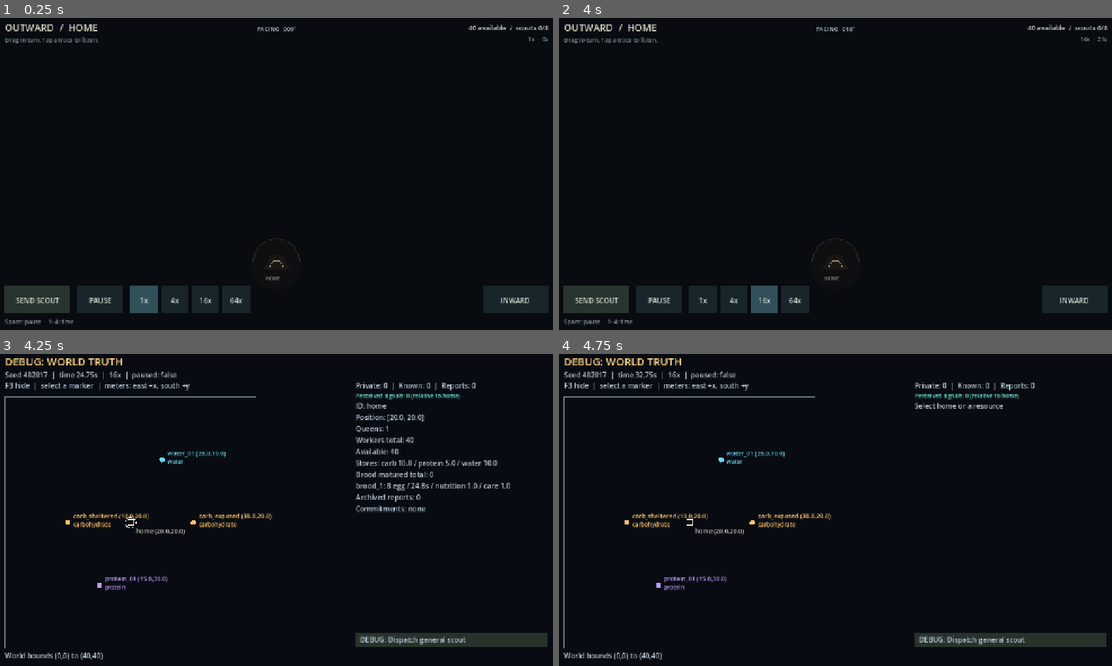
Above: before the commit, frames 1-4 (two rows, left to right).
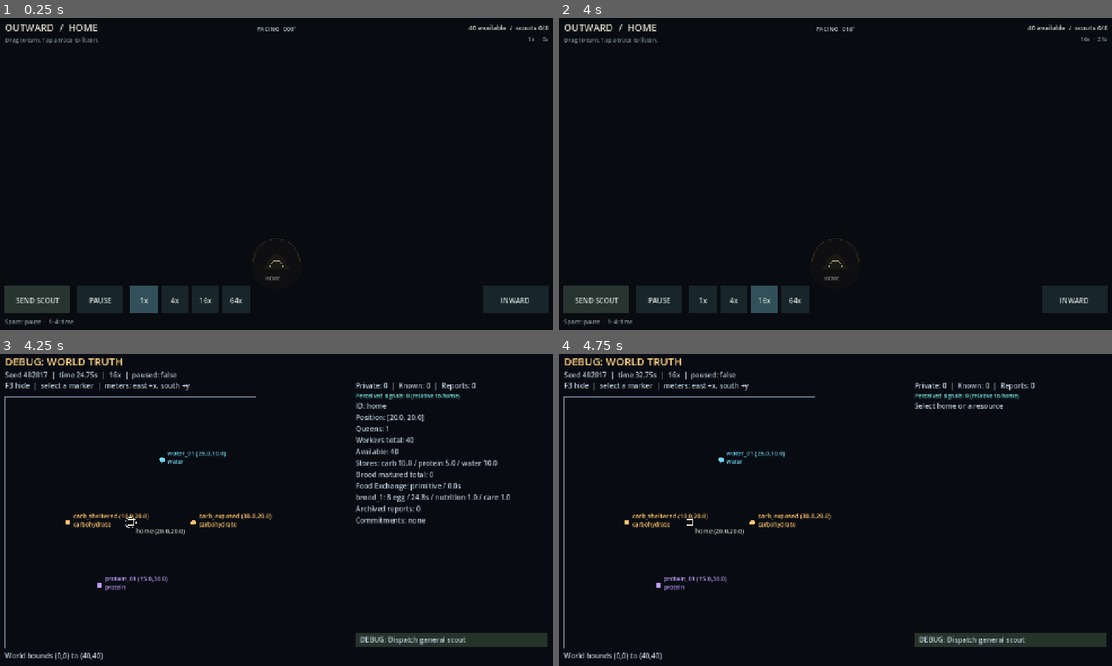
Above: after the commit, the same moments.

Repository: tellesus/Antzenpile
Game: Godot game, scene res://scenes/main/main.tscn
The game is run twice, just before and just after one commit, with the same random seed, the same clock (stepped at 60 frames per second) and the same inputs.
Inputs (mouse positions are in pixels of both pictures, inside the frame that each line leads up to):
- Up to frame 1 (0.25 s): no input
- Up to frame 2 (4 s): tap Enter at 0.5, 2, 3.5 s; move the mouse to (957, 158) at 0.52 s; press the mouse at (957, 158) at 0.53 s; release the mouse at (957, 158) at 1.25 s; tap Space (pause) at 1.25, 2.75 s; drag from (724, 189) to (807, 236) at 1.27 s; move the mouse to (890, 102) at 2.02 s; hold 3 (time_16) 2.03-2.75 s; click (890, 102) at 2.3 s; drag from (807, 236) to (664, 124) at 2.77 s; move the mouse to (1006, 220) at 3.52 s; press the mouse at (1006, 220) at 3.53 s
- Up to frame 3 (4.25 s): tap F3 (debug_world) at 4.15 s
- Up to frame 4 (4.75 s): release the mouse at (1006, 556) at 4.25 s; drag from (664, 460) to (752, 428) at 4.27 s

Frames 1-2 are identical in both runs. In frame 3, 0.9% of the frame differs, in the area x 64-93%, y 41-55%; in frame 4, nothing differs.

Commit message:
task 018: develop the Food Exchange

Diff:
--- /dev/null
+++ b/data/resources/default_food_exchange.tres
@@ -0,0 +1,12 @@
+[gd_resource type="Resource" script_class="FoodExchangeConfig" load_steps=2 format=3]
+
+[ext_resource type="Script" path="res://src/sim/colony/food_exchange_config.gd" id="1"]
+
+[resource]
+script = ExtResource("1")
+workers_required = 4
+carbohydrate_cost = 12.0
+protein_cost = 4.0
+water_cost = 4.0
+build_seconds = 60.0
+developed_larval_food_multiplier = 0.75
--- a/src/core/game_root.gd
+++ b/src/core/game_root.gd
@@ -4,6 +4,7 @@
 const Perception = preload("res://src/presentation/perception_model.gd")
 const Outward = preload("res://src/presentation/outward/outward_view.gd")
 const Inward = preload("res://src/presentation/inward/inward_view.gd")
+const FOOD_CONFIG = preload("res://data/resources/default_food_exchange.tres")
 var simulation: SimulationController
 var perception: PerceptionModel = Perception.new()
 var _debug_view: Node
@@ -34,6 +35,7 @@
 		inward.mode_command = set_mode.bind("outward")
 		inward.pause_command = simulation.toggle_pause
 		inward.speed_command = simulation.set_time_scale
+		inward.develop_command = start_food_exchange
 		inward.input_blocked = debug_is_open
 		add_child(inward)
 		_inward_view = inward
@@ -107,9 +109,19 @@
 		"workers_total": pile.workers_total, "workers_available": pile.workers_available,
 		"brood": brood, "brood_matured_total": pile.brood_matured_total,
 		"resources": pile.resources.duplicate(), "food_exchange_state": pile.food_exchange_state,
+		"food_exchange_progress": pile.food_exchange_progress_seconds,
+		"food_exchange_duration": FOOD_CONFIG.build_seconds,
+		"food_exchange_costs": FOOD_CONFIG.costs(),
+		"food_exchange_workers_required": FOOD_CONFIG.workers_required,
+		"food_exchange_food_multiplier": FOOD_CONFIG.developed_larval_food_multiplier,
 		"active_scouts": simulation.run.scouts.size(), "trail_workers": trail_workers,
 		"time": simulation.run.simulation_time, "paused": simulation.run.clock.paused,
 		"time_scale": simulation.run.clock.time_scale}
+
+
+func start_food_exchange() -> Dictionary:
+	var accepted: bool = simulation.start_food_exchange("home")
+	return {"accepted": accepted, "reason": simulation.food_exchange.last_error}
 
 
 func trail_summaries(pile_id: String) -> Array[Dictionary]:
--- a/src/core/run_state.gd
+++ b/src/core/run_state.gd
@@ -2,7 +2,7 @@
 extends RefCounted
 
 const Clock = preload("res://src/core/simulation_clock.gd")
-const SNAPSHOT_VERSION: int = 3
+const SNAPSHOT_VERSION: int = 4
 const World = preload("res://src/sim/world/world_state.gd")
 const Loader = preload("res://src/sim/world/world_loader.gd")
 const Colony = preload("res://src/sim/colony/colony_state.gd")
--- a/src/core/simulation_controller.gd
+++ b/src/core/simulation_controller.gd
@@ -6,10 +6,12 @@
 const Scouts = preload("res://src/sim/scouting/scout_system.gd")
 const Trails = preload("res://src/sim/trails/trail_system.gd")
 const Brood = preload("res://src/sim/colony/brood_system.gd")
+const FoodExchange = preload("res://src/sim/colony/food_exchange_system.gd")
 var run: RunState
 var scouting: RefCounted
 var trails: RefCounted
 var brood: RefCounted
+var food_exchange: RefCounted
 
 
 func _init(seed_value: int = 482817) -> void:
@@ -17,6 +19,7 @@
 	scouting = Scouts.new(run)
 	trails = Trails.new(run)
 	brood = Brood.new(run)
+	food_exchange = FoodExchange.new(run)
 	run.clock.tick.connect(_tick)
 
 
@@ -44,10 +47,15 @@
 	return trails.set_workers(route_id, target)
 
 
+func start_food_exchange(pile_id: String) -> bool:
+	return food_exchange.start(pile_id)
+
+
 func _tick(delta: float) -> void:
 	scouting.tick(delta)
 	if not run.delivered_observations.is_empty():
 		if not run.knowledge.consume(run.delivered_observations, run.simulation_time):
 			push_error("Knowledge delivery rejected: " + run.knowledge.last_error)
 	trails.tick(delta)
+	food_exchange.tick(delta)
 	brood.tick(delta)
--- a/src/debug/debug_world_view.gd
+++ b/src/debug/debug_world_view.gd
@@ -120,6 +120,7 @@
 			lines.append("Available: %s" % detail.workers.available)
 			lines.append("Stores: carb %.1f / protein %.1f / water %.1f" % [detail.resources.carbohydrate, detail.resources.protein, detail.resources.water])
 			lines.append("Brood matured total: %d" % detail.brood_matured_total)
+			lines.append("Food Exchange: %s / %.1fs" % [detail.food_exchange_state, detail.food_exchange_progress_seconds])
 			for cohort: Dictionary in detail.brood_cohorts:
 				lines.append("%s: %d %s / %.1fs / nutrition %.1f / care %.1f" % [cohort.id, cohort.count, cohort.stage, cohort.progress_seconds, cohort.nutrition, cohort.care])
 			lines.append("Archived reports: %d" % data.knowledge.observations.size())
--- a/src/presentation/inward/inward_view.gd
+++ b/src/presentation/inward/inward_view.gd
@@ -7,10 +7,13 @@
 var mode_command: Callable
 var pause_command: Callable
 var speed_command: Callable
+var develop_command: Callable
 var input_blocked: Callable
 var selected_id: String = ""
 var _status: Dictionary = {}
 var _font: Font = ThemeDB.fallback_font
+var _feedback: String = ""
+var _feedback_until: int = 0
 
 
 func _process(_delta: float) -> void:
@@ -34,6 +37,9 @@
 
 
 func activate_at(at: Vector2) -> bool:
+	if selected_id == "food_exchange" and _status.get("food_exchange_state", "") == "primitive" and _develop_rect().has_point(at):
+		_run_command("develop")
+		return true
 	for command: String in ["outward", "pause", "speed_1", "speed_4", "speed_16", "speed_64"]:
 		if _button_rect(command).has_point(at):
 			_run_command(command)
@@ -54,6 +60,11 @@
 		"pause":
 			if pause_command.is_valid():
 				pause_command.call()
+		"develop":
+			if develop_command.is_valid():
+				var result: Dictionary = develop_command.call()
+				_feedback = "Development started" if result.get("accepted", false) else result.get("reason", "Requirements unmet")
+				_feedback_until = Time.get_ticks_msec() + 3000
 		_:
 			if command.begins_with("speed_") and speed_command.is_valid():
 				speed_command.call(int(command.trim_prefix("speed_")))
@@ -86,6 +97,10 @@
 		"speed_16": return Rect2(448, y, 62, 64)
 		"speed_64": return Rect2(518, y, 62, 64)
 	return Rect2()
+
+
+func _develop_rect() -> Rect2:
+	return Rect2(get_viewport_rect().size.x - 300.0, 380.0, 260.0, 44.0)
 
 
 func _draw() -> void:
@@ -144,10 +159,25 @@
 				_detail_line(box, 143, "Care: %s" % ("enough" if brood[0].care >= 1.0 else "short"))
 			_detail_line(box, 181, "Workers emerged: %d" % _status.brood_matured_total)
 		"food_exchange":
-			_detail_line(box, 65, "%s Food Exchange" % _status.food_exchange_state.capitalize())
-			_detail_line(box, 103, "Carbohydrate: %.1f" % _status.resources.carbohydrate)
-			_detail_line(box, 129, "Protein: %.1f" % _status.resources.protein)
-			_detail_line(box, 155, "Water: %.1f" % _status.resources.water)
+			if _status.food_exchange_state == "primitive":
+				_detail_line(box, 65, "Primitive Food Exchange")
+				_detail_line(box, 99, "Needs %.0f carb · %.0f protein" % [_status.food_exchange_costs.carbohydrate, _status.food_exchange_costs.protein])
+				_detail_line(box, 125, "%.0f water · %d workers" % [_status.food_exchange_costs.water, _status.food_exchange_workers_required])
+				_detail_line(box, 157, "Build: %.0f simulated seconds" % _status.food_exchange_duration)
+				_detail_line(box, 185, "Stores: %.1f / %.1f / %.1f" % [_status.resources.carbohydrate, _status.resources.protein, _status.resources.water])
+				draw_rect(_develop_rect(), Color("35483c"))
+				_label(_develop_rect().position + Vector2(130, 29), "DEVELOP", Color("dce5d9"), 14, HORIZONTAL_ALIGNMENT_CENTER)
+			elif _status.food_exchange_state == "developing":
+				_detail_line(box, 65, "Developing Food Exchange")
+				_detail_line(box, 99, "%.0f / %.0f simulated seconds" % [_status.food_exchange_progress, _status.food_exchange_duration])
+				_detail_line(box, 125, "%d workers committed" % _status.food_exchange_workers_required)
+				_detail_line(box, 157, "Resources paid at start")
+			else:
+				_detail_line(box, 65, "Developed Food Exchange")
+				_detail_line(box, 99, "Larval food use: %.0f%% less" % [(1.0 - _status.food_exchange_food_multiplier) * 100.0])
+				_detail_line(box, 137, "Carbohydrate: %.1f" % _status.resources.carbohydrate)
+				_detail_line(box, 163, "Protein: %.1f" % _status.resources.protein)
+				_detail_line(box, 189, "Water: %.1f" % _status.resources.water)
 		"entrance":
 			_detail_line(box, 65, "Available workers: %d" % _status.workers_available)
 			_detail_line(box, 91, "Scouts away: %d" % _status.active_scouts)
@@ -165,7 +195,8 @@
 		draw_rect(box, Color("31505a") if active else Color("18252b"))
 		var title: String = "OUTWARD" if command == "outward" else "RESUME" if command == "pause" and _status.get("paused", false) else "PAUSE" if command == "pause" else command.trim_prefix("speed_") + "x"
 		_label(box.position + Vector2(box.size.x * 0.5, 40), title, Color("d3dcd4"), 16, HORIZONTAL_ALIGNMENT_CENTER)
-	_label(Vector2(24, size.y - 17), "Tab: switch view  ·  Space: pause  ·  1–4: time", Color("7e8e94"), 13)
+	var footer: String = _feedback if Time.get_ticks_msec() < _feedback_until else "Tab: switch view  ·  Space: pause  ·  1–4: time"
+	_label(Vector2(24, size.y - 17), footer, Color("a9bcad") if footer == _feedback else Color("7e8e94"), 13)
 
 
 static func _title(id: String) -> String:
--- a/src/sim/colony/brood_system.gd
+++ b/src/sim/colony/brood_system.gd
@@ -2,6 +2,7 @@
 ## Aggregate brood progression on the run's fixed simulation clock.
 
 const CONFIG = preload("res://data/resources/default_brood.tres")
+const FOOD_CONFIG = preload("res://data/resources/default_food_exchange.tres")
 var _run: RunState
 
 
@@ -24,9 +25,10 @@
 		cohort.nutrition = 0.0 if cohort.stage == "larva" else 1.0
 		return
 	if cohort.stage == "larva":
-		var costs: Dictionary = {"carbohydrate": cohort.count * CONFIG.carbohydrate_per_larva_second * delta,
-			"protein": cohort.count * CONFIG.protein_per_larva_second * delta,
-			"water": cohort.count * CONFIG.water_per_larva_second * delta}
+		var food_multiplier: float = FOOD_CONFIG.developed_larval_food_multiplier if pile.food_exchange_state == "developed" else 1.0
+		var costs: Dictionary = {"carbohydrate": cohort.count * CONFIG.carbohydrate_per_larva_second * delta * food_multiplier,
+			"protein": cohort.count * CONFIG.protein_per_larva_second * delta * food_multiplier,
+			"water": cohort.count * CONFIG.water_per_larva_second * delta * food_multiplier}
 		if not pile.consume_resources(costs):
 			cohort.nutrition = 0.0
 			return
--- a/src/sim/colony/colony_state.gd
+++ b/src/sim/colony/colony_state.gd
@@ -44,5 +44,9 @@
 		restored[pile.id] = pile
 	if not restored.has("home") or restored.home.position != home_position:
 		return false
+	for pile: PileState in restored.values():
+		for commitment_id: String in pile.workers.to_dict().commitments:
+			if commitment_id.begins_with("food_exchange:") and commitment_id != "food_exchange:" + pile.id:
+				return false
 	piles = restored
 	return true
--- /dev/null
+++ b/src/sim/colony/food_exchange_config.gd
@@ -0,0 +1,13 @@
+class_name FoodExchangeConfig
+extends Resource
+
+@export var workers_required: int = 4
+@export var carbohydrate_cost: float = 12.0
+@export var protein_cost: float = 4.0
+@export var water_cost: float = 4.0
+@export var build_seconds: float = 60.0
+@export var developed_larval_food_multiplier: float = 0.75
+
+
+func costs() -> Dictionary:
+	return {"carbohydrate": carbohydrate_cost, "protein": protein_cost, "water": water_cost}
--- /dev/null
+++ b/src/sim/colony/food_exchange_system.gd
@@ -0,0 +1,64 @@
+extends RefCounted
+## One prepaid Primitive -> Developed transition, with ledger-owned labor.
+
+signal chamber_online(pile_id: String)
+
+const CONFIG = preload("res://data/resources/default_food_exchange.tres")
+var _run: RunState
+var last_error: String = ""
+
+
+func _init(run_state: RunState) -> void:
+	_run = run_state
+
+
+func start(pile_id: String) -> bool:
+	if not _run.colony.piles.has(pile_id):
+		return _reject("Unknown pile")
+	var pile: PileState = _run.colony.piles[pile_id]
+	if pile.food_exchange_state != "primitive":
+		return _reject("Food Exchange is already developing or complete")
+	if pile.workers_available < CONFIG.workers_required:
+		return _reject("Four available workers required")
+	var costs: Dictionary = CONFIG.costs()
+	for resource_id: String in costs:
+		if pile.resources[resource_id] < costs[resource_id]:
+			return _reject("More " + resource_id + " required")
+	var commitment: String = "food_exchange:" + pile_id
+	if not pile.workers.create_commitment(commitment, "internal", pile_id):
+		return _reject("Food Exchange labor unavailable")
+	if not pile.workers.allocate(commitment, CONFIG.workers_required):
+		pile.workers.retire_commitment(commitment)
+		return _reject("Could not reserve workers")
+	if not pile.consume_resources(costs):
+		pile.workers.release(commitment, CONFIG.workers_required)
+		pile.workers.retire_commitment(commitment)
+		return _reject("Could not pay development cost")
+	pile.food_exchange_state = "developing"
+	pile.food_exchange_progress_seconds = 0.0
+	last_error = ""
+	return true
+
+
+func tick(delta: float) -> void:
+	var ids: Array = _run.colony.piles.keys()
+	ids.sort()
+	for pile_id: String in ids:
+		var pile: PileState = _run.colony.piles[pile_id]
+		if pile.food_exchange_state != "developing":
+			continue
+		pile.food_exchange_progress_seconds = minf(CONFIG.build_seconds, pile.food_exchange_progress_seconds + delta)
+		if pile.food_exchange_progress_seconds < CONFIG.build_seconds:
+			continue
+		var commitment: String = "food_exchange:" + pile_id
+		var released: bool = pile.workers.release(commitment, CONFIG.workers_required)
+		assert(released)
+		var retired: bool = pile.workers.retire_commitment(commitment)
+		assert(retired)
+		pile.food_exchange_state = "developed"
+		chamber_online.emit(pile_id)
+
+
+func _reject(reason: String) -> bool:
+	last_error = reason
+	return false
--- a/src/sim/colony/pile_state.gd
+++ b/src/sim/colony/pile_state.gd
@@ -4,6 +4,7 @@
 const Ledger = preload("res://src/sim/colony/worker_ledger.gd")
 const Brood = preload("res://src/sim/colony/brood_cohort.gd")
 const BROOD_CONFIG = preload("res://data/resources/default_brood.tres")
+const FOOD_CONFIG = preload("res://data/resources/default_food_exchange.tres")
 const RESOURCE_IDS: Array[String] = ["carbohydrate", "protein", "water"]
 var id: String = "home"
 var position: Vector2 = Vector2(20, 20)
@@ -13,6 +14,7 @@
 var brood_cohorts: Array[BroodCohort] = []
 var brood_matured_total: int = 0
 var food_exchange_state: String = "primitive"
+var food_exchange_progress_seconds: float = 0.0
 var workers_total: int:
 	get: return workers.total
 var workers_available: int:
@@ -26,7 +28,8 @@
 	return {"id": id, "position": [position.x, position.y], "queen_count": queen_count,
 		"workers": workers.to_dict(), "resources": resources.duplicate(),
 		"brood_cohorts": brood_records, "brood_matured_total": brood_matured_total,
-		"food_exchange_state": food_exchange_state}
+		"food_exchange_state": food_exchange_state,
+		"food_exchange_progress_seconds": food_exchange_progress_seconds}
 
 
 func deposit_resource(resource_id: String, amount: float) -> bool:
@@ -42,14 +45,16 @@
 		if not resources.has(resource_id) or not typeof(amount) in [TYPE_INT, TYPE_FLOAT] or not is_finite(float(amount)) or amount < 0.0 or resources[resource_id] < amount:
 			return false
 	for resource_id: String in costs:
-		# Authored brood costs are millesimal; quantize each debit to avoid
+		# Authored brood and developed-exchange costs use five decimal places; quantize debits to avoid
 		# accumulated binary drift across full-precision JSON continuations.
-		resources[resource_id] = maxf(0.0, roundf((resources[resource_id] - float(costs[resource_id])) * 1000.0) / 1000.0)
+		resources[resource_id] = maxf(0.0, roundf((resources[resource_id] - float(costs[resource_id])) * 100000.0) / 100000.0)
 	return true
 
 
 func restore(data: Dictionary) -> bool:
-	if not data.has_all(["id", "position", "queen_count", "workers", "resources", "brood_cohorts", "brood_matured_total", "food_exchange_state"]) or not data.id is String or data.id.is_empty() or not Ledger.valid_count(data.queen_count) or data.food_exchange_state != "primitive":
+	if not data.has_all(["id", "position", "queen_count", "workers", "resources", "brood_cohorts", "brood_matured_total", "food_exchange_state", "food_exchange_progress_seconds"]) or not data.id is String or data.id.is_empty() or not Ledger.valid_count(data.queen_count) or not data.food_exchange_state in ["primitive", "developing", "developed"]:
+		return false
+	if not typeof(data.food_exchange_progress_seconds) in [TYPE_INT, TYPE_FLOAT] or not is_finite(float(data.food_exchange_progress_seconds)) or data.food_exchange_progress_seconds < 0.0:
 		return false
 	if not data.position is Array or data.position.size() != 2 or not data.workers is Dictionary:
 		return false
@@ -76,6 +81,13 @@
 		restored_brood.append(cohort)
 	if (restored_brood.is_empty() and data.brood_matured_total != BROOD_CONFIG.starting_count) or (not restored_brood.is_empty() and data.brood_matured_total != 0):
 		return false
+	var commitment: String = "food_exchange:" + data.id
+	var record: Dictionary = restored.to_dict().commitments.get(commitment, {})
+	if data.food_exchange_state == "developing":
+		if data.food_exchange_progress_seconds >= FOOD_CONFIG.build_seconds or record.get("kind") != "internal" or record.get("owner_id") != data.id or record.get("count") != FOOD_CONFIG.workers_required:
+			return false
+	elif not record.is_empty() or data.food_exchange_progress_seconds != (FOOD_CONFIG.build_seconds if data.food_exchange_state == "developed" else 0.0):
+		return false
 	id = data.id
 	position = Vector2(data.position[0], data.position[1])
 	queen_count = int(data.queen_count)
@@ -84,4 +96,5 @@
 	brood_cohorts = restored_brood
 	brood_matured_total = int(data.brood_matured_total)
 	food_exchange_state = data.food_exchange_state
+	food_exchange_progress_seconds = float(data.food_exchange_progress_seconds)
 	return true
--- a/tests/run_tests.gd
+++ b/tests/run_tests.gd
@@ -19,6 +19,7 @@
 	preload("res://tests/test_familiarity.gd"),
 	preload("res://tests/test_brood.gd"),
 	preload("res://tests/test_inward.gd"),
+	preload("res://tests/test_food_exchange.gd"),
 ]
 
 var checks: int = 0
--- a/tests/test_brood.gd
+++ b/tests/test_brood.gd
@@ -42,7 +42,7 @@
 	var saved: Dictionary = continued.run.to_dict()
 	var restored := Controller.new()
 	var restored_ok: bool = restored.run.restore(JSON.parse_string(JSON.stringify(saved, "", true, true)))
-	test.check(saved.version == 3 and restored_ok and restored.run.to_dict() == saved, "Current mid-larva JSON round trip preserves food and progress")
+	test.check(saved.version == 4 and restored_ok and restored.run.to_dict() == saved, "Current mid-larva JSON round trip preserves food and progress")
 	for index: int in 120:
 		continued.advance(0.25)
 		restored.advance(0.25)
--- /dev/null
+++ b/tests/test_food_exchange.gd
@@ -0,0 +1,81 @@
+extends RefCounted
+
+const Controller = preload("res://src/core/simulation_controller.gd")
+const Root = preload("res://src/core/game_root.gd")
+const View = preload("res://src/presentation/inward/inward_view.gd")
+const Config = preload("res://data/resources/default_food_exchange.tres")
+
+
+func _funded() -> SimulationController:
+	var game := Controller.new()
+	game.run.colony.piles.home.deposit_resource("carbohydrate", 2.0)
+	return game
+
+
+func run(test: Object) -> bool:
+	var game := Controller.new()
+	var pile: PileState = game.run.colony.piles.home
+	var before: Dictionary = game.run.to_dict()
+	test.check(not game.start_food_exchange("home") and game.run.to_dict() == before and not game.food_exchange.last_error.is_empty(), "Initial carbohydrate shortage rejects without cost or labor transfer")
+	game = _funded()
+	pile = game.run.colony.piles.home
+	test.check(pile.workers.create_commitment("test:busy", "other", "test") and pile.workers.allocate("test:busy", 37), "Labor shortage fixture leaves three workers")
+	before = game.run.to_dict()
+	test.check(not game.start_food_exchange("home") and game.run.to_dict() == before, "Insufficient available labor rejects atomically")
+	test.check(pile.workers.release("test:busy", 37) and pile.workers.retire_commitment("test:busy"), "Fixture labor released through ledger")
+	var events: Array[String] = []
+	game.food_exchange.chamber_online.connect(func(id: String) -> void: events.append(id))
+	test.check(game.start_food_exchange("home"), "Paid Primitive development starts")
+	test.check(pile.food_exchange_state == "developing" and pile.food_exchange_progress_seconds == 0.0 and pile.workers.count("food_exchange:home") == 4 and pile.workers_available == 36 and pile.resources == {"carbohydrate": 0.0, "protein": 1.0, "water": 6.0}, "Start debits exact cost and commits four workers once")
+	test.check(not game.start_food_exchange("home") and pile.workers.count("food_exchange:home") == 4, "Repeated start cannot duplicate commitment or cost")
+	game.advance(59.75)
+	test.check(pile.food_exchange_state == "developing" and pile.food_exchange_progress_seconds == 59.75 and events.is_empty(), "Development follows fixed simulated time")
+	var mid: Dictionary = game.run.to_dict()
+	var restored := Controller.new()
+	test.check(mid.version == 4 and restored.run.restore(JSON.parse_string(JSON.stringify(mid, "", true, true))) and restored.run.to_dict() == mid, "Mid-build version-4 JSON snapshot restores commitment and progress")
+	game.advance(0.25)
+	test.check(pile.food_exchange_state == "developed" and pile.food_exchange_progress_seconds == Config.build_seconds and pile.workers.count("food_exchange:home") == -1 and pile.workers_available == 40 and pile.workers.invariant_holds() and events == ["home"], "Completion releases labor and emits chamber_online exactly once")
+	game.advance(120.0)
+	test.check(events == ["home"] and pile.workers_available == 40, "Repeated ticks do not re-emit or recreate labor")
+	var restored_events: Array[String] = []
+	restored.food_exchange.chamber_online.connect(func(id: String) -> void: restored_events.append(id))
+	restored.advance(0.25)
+	test.check(restored.run.colony.piles.home.food_exchange_state == "developed" and restored_events == ["home"], "Mid-build reload completes once")
+	restored.advance(100.0)
+	test.check(restored_events == ["home"], "Reloaded completed chamber cannot re-emit")
+	var primitive := Controller.new()
+	var developed := _funded()
+	test.check(developed.start_food_exchange("home"), "Benefit fixture develops through normal command")
+	developed.advance(Config.build_seconds)
+	primitive.advance(Config.build_seconds)
+	for fixture: SimulationController in [primitive, developed]:
+		fixture.run.colony.piles.home.resources = {"carbohydrate": 30.0, "protein": 30.0, "water": 30.0}
+		fixture.advance(130.0)
+	var basic: Dictionary = primitive.run.colony.piles.home.resources
+	var efficient: Dictionary = developed.run.colony.piles.home.resources
+	test.check(is_equal_approx(30.0 - efficient.carbohydrate, (30.0 - basic.carbohydrate) * 0.75) and is_equal_approx(30.0 - efficient.protein, (30.0 - basic.protein) * 0.75) and is_equal_approx(30.0 - efficient.water, (30.0 - basic.water) * 0.75), "Developed exchange reduces all future larval food debits by 25 percent")
+	var invalid: Dictionary = mid.duplicate(true)
+	var intact: Dictionary = restored.run.to_dict()
+	invalid.colony.piles[0].food_exchange_progress_seconds = 99.0
+	test.check(not restored.run.restore(invalid) and restored.run.to_dict() == intact, "Impossible build progress rejects atomically")
+	invalid = mid.duplicate(true)
+	invalid.colony.piles[0].workers.commitments.erase("food_exchange:home")
+	invalid.colony.piles[0].workers.available += 4
+	test.check(not restored.run.restore(invalid) and restored.run.to_dict() == intact, "Developing state without its labor commitment rejects")
+	invalid = mid.duplicate(true)
+	invalid.colony.piles[0].workers.commitments["food_exchange:other"] = {"kind": "internal", "owner_id": "other", "count": 0}
+	test.check(not restored.run.restore(invalid) and restored.run.to_dict() == intact, "Orphan development commitment rejects")
+	var root := Root.new()
+	root.simulation = _funded()
+	var ui := View.new()
+	test.get_root().add_child(ui)
+	ui.selected_id = "food_exchange"
+	ui._status = root.inward_status("home")
+	ui.develop_command = root.start_food_exchange
+	test.check(ui.activate_at(ui._develop_rect().get_center()) and root.simulation.run.colony.piles.home.food_exchange_state == "developing", "INWARD Start control dispatches semantic simulation command")
+	var detached: Dictionary = root.inward_status("home")
+	detached.food_exchange_costs.carbohydrate = 999.0
+	test.check(root.inward_status("home").food_exchange_costs.carbohydrate == Config.carbohydrate_cost, "Requirement summary cannot mutate authored cost")
+	ui.free()
+	root.free()
+	return true
Not shown, added: src/sim/colony/food_exchange_config.gd.uid
Not shown, added: src/sim/colony/food_exchange_system.gd.uid
Not shown, added: tests/test_food_exchange.gd.uid
Not shown, changed: docs/ARCHITECTURE.md
Not shown, changed: docs/DATA_MODEL.md
Not shown, changed: docs/DECISIONS.md
Not shown, changed: docs/UI_RULES.md
Not shown, changed: docs/tasks/016_brood_worker_growth.md
Not shown, changed: docs/tasks/018_food_exchange_development.md
